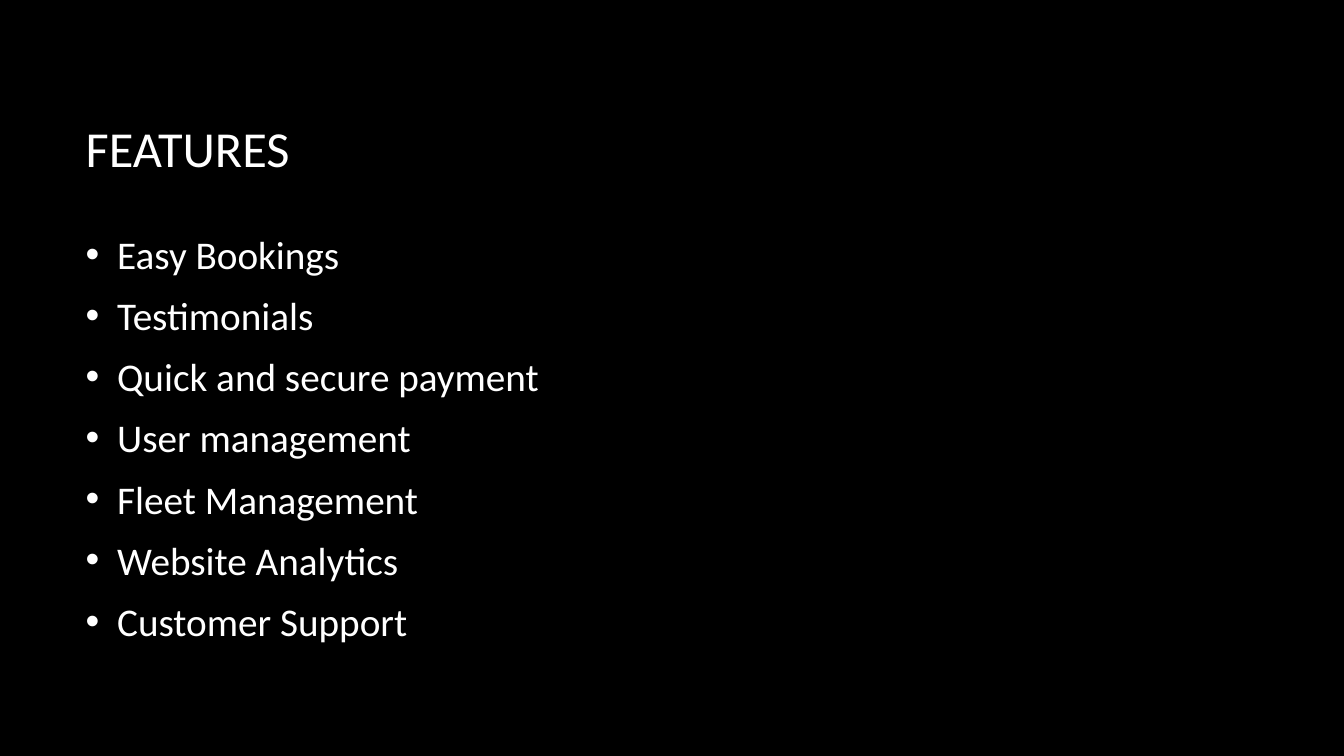
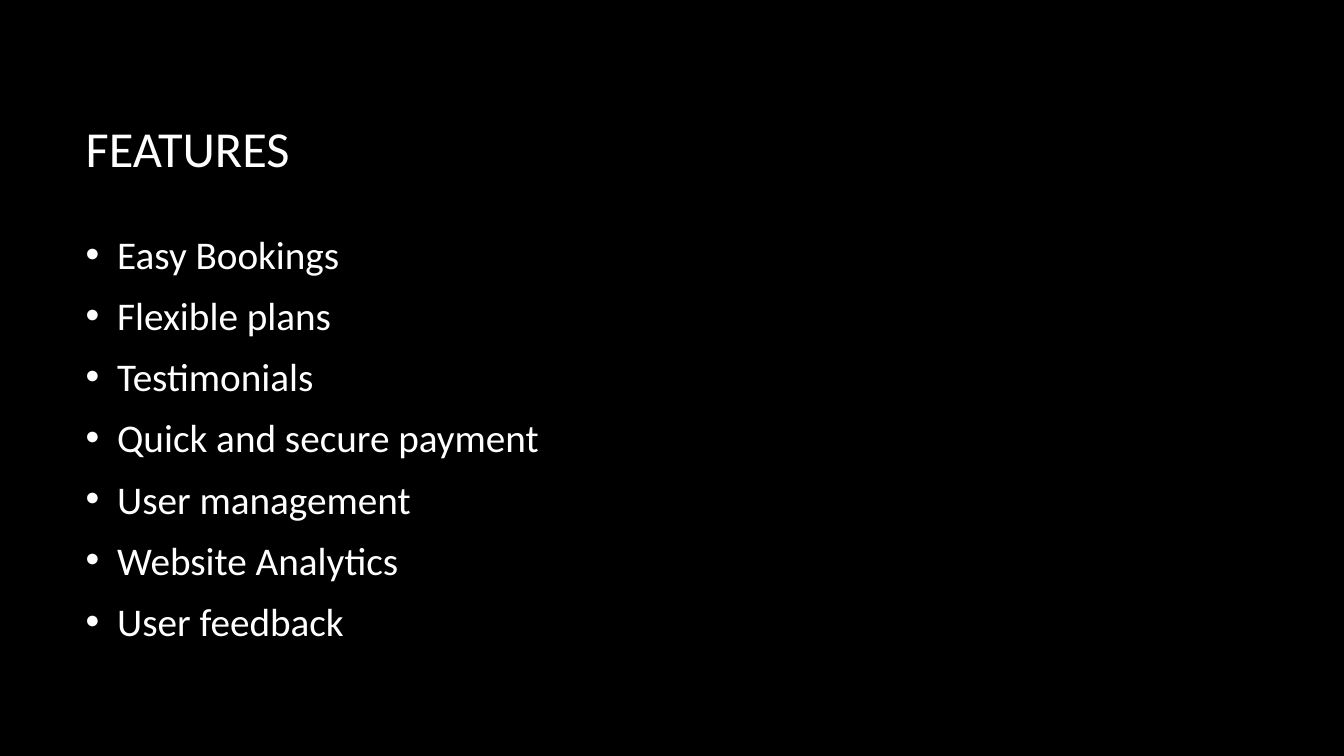
Before and after one commit to harshil037/carrent, a slide deck: slide 5 of Car rental system (2).pptx. Drawn at 1344x756 pixels with LibreOffice and Linux fonts; fonts in the diff are those of the drawing; background and template pictures are left out. Boxes give left, top, right and bottom in pixels: in the first picture for what was removed or moved away, otherwise in the second. Text is boxed around its words. In the diff, an @@ line names an element or a change of style, - is before the commit and + after.

```diff
--- a/Car rental system (2).pptx
+++ b/Car rental system (2).pptx
@@ text at [117,302,331,337]: paragraph added @@
+• Flexible plans
@@ text at [117,486,418,521]: paragraph removed @@
-• Fleet Management
@@ text at [117,608,344,637]: text changed @@
-• Customer Support
+• User feedback
```
Also in this commit, not shown: 6 other slides changed, 1 slide added, 3 slides removed, 5 other files.
